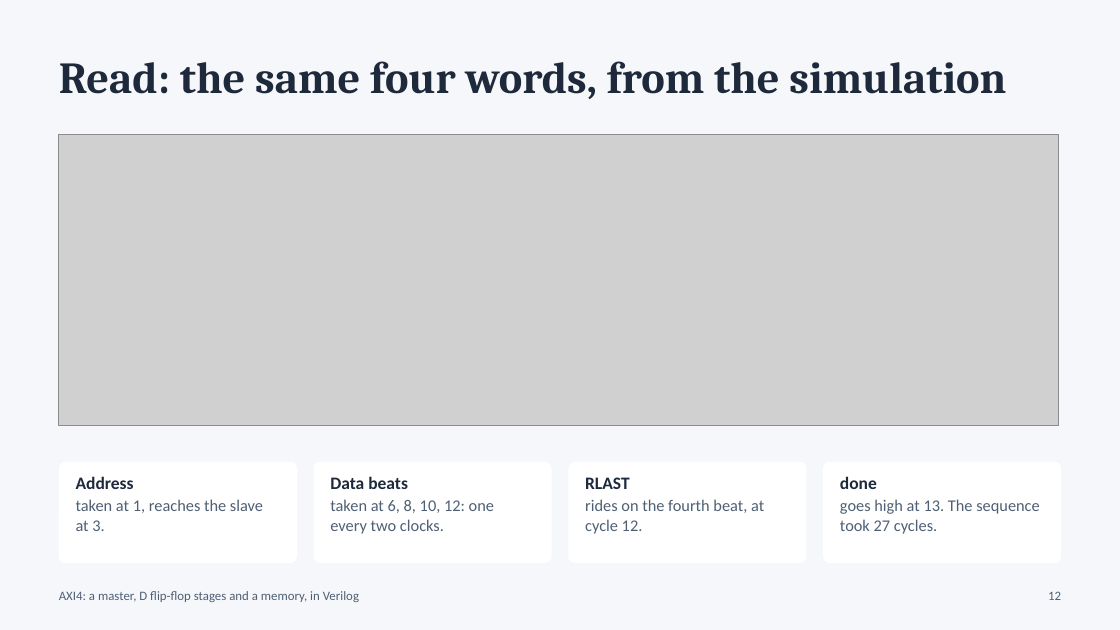
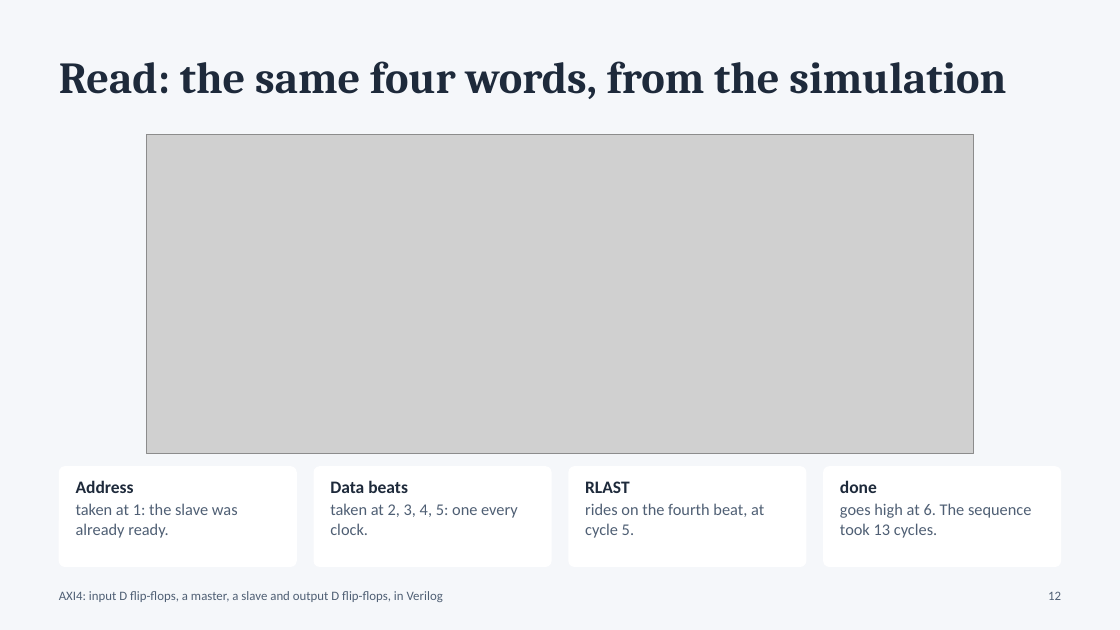
Before and after one commit to Moksha2709/Axi4_FPGA_Implementation, a slide deck: slide 12 of docs/AXI4_Viva_Presentation.pptx. Drawn at 1120x630 pixels with LibreOffice and Linux fonts; fonts in the diff are those of the drawing; grey boxes stand for pictures. Boxes give left, top, right and bottom in pixels: in the first picture for what was removed or moved away, otherwise in the second. Text is boxed around its words. In the diff, an @@ line names an element or a change of style, - is before the commit and + after.

```diff
--- a/docs/AXI4_Viva_Presentation.pptx
+++ b/docs/AXI4_Viva_Presentation.pptx
@@ picture resized from (x1=59, y1=134, x2=1059, y2=425) to (x1=146, y1=134, x2=974, y2=454) @@
@@ 4 rounded rectangles moved together from (x1=59, y1=462, x2=1061, y2=563) to (x1=59, y1=466, x2=1061, y2=567) @@
@@ text at (x1=76, y1=503, x2=238, y2=538): text changed @@
-taken at 1, reaches the slave at 3.
+taken at 1: the slave was already ready.
@@ text at (x1=330, y1=503, x2=518, y2=535): text changed @@
-taken at 6, 8, 10, 12: one every two clocks.
+taken at 2, 3, 4, 5: one every clock.
@@ text at (x1=585, y1=503, x2=764, y2=538): text changed @@
-rides on the fourth beat, at cycle 12.
+rides on the fourth beat, at cycle 5.
@@ text at (x1=840, y1=503, x2=1031, y2=538): text changed @@
-goes high at 13. The sequence took 27 cycles.
+goes high at 6. The sequence took 13 cycles.
@@ text at (x1=59, y1=591, x2=443, y2=602): text changed @@
-AXI4: a master, D flip-flop stages and a memory, in Verilog
+AXI4: input D flip-flops, a master, a slave and output D flip-flops, in Verilog
```
Also in this commit, not shown: 15 other slides changed, 8 other files.
